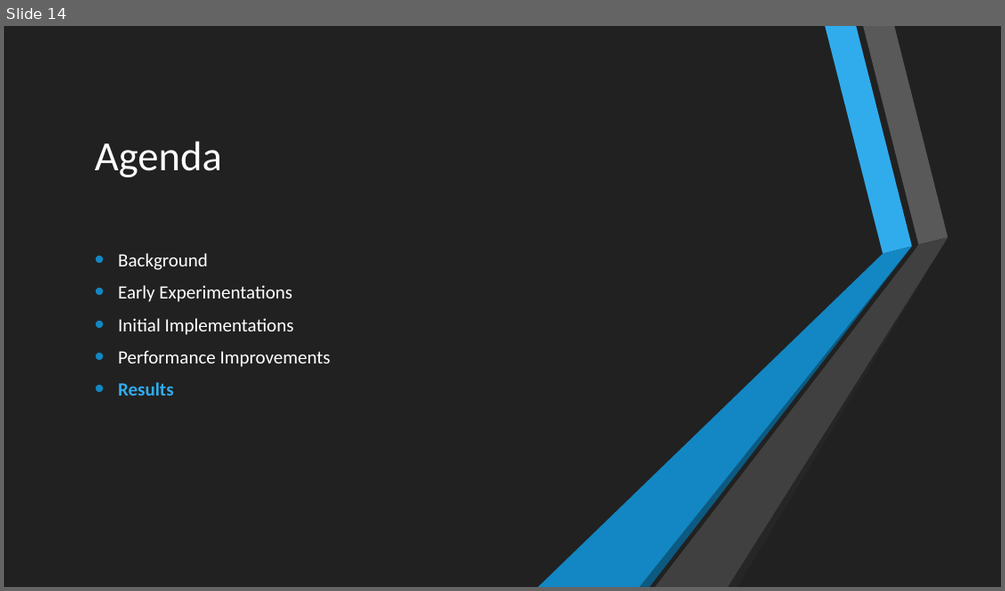
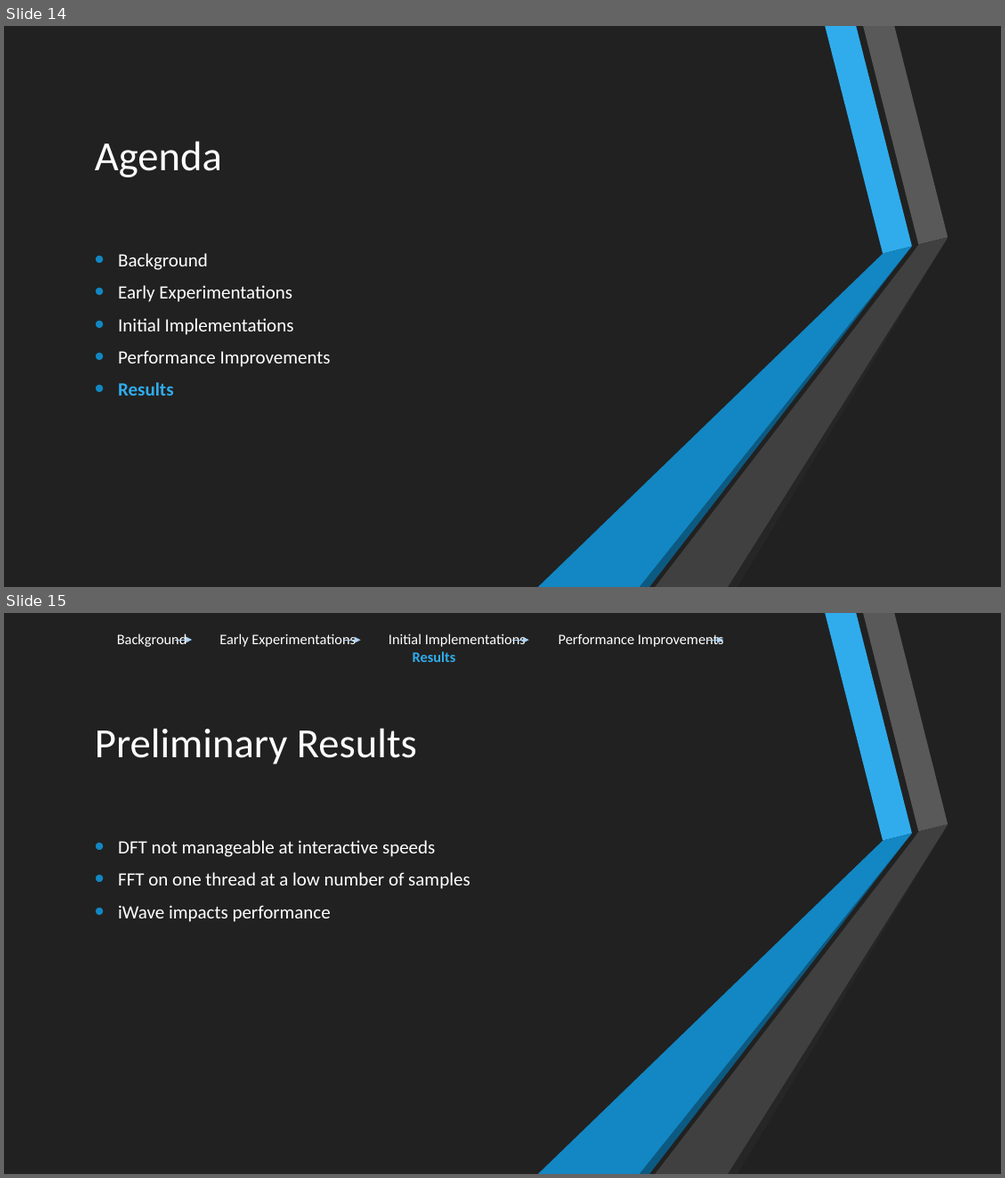
Before and after one commit to s-mckean52/Guildhall, a slide deck: OceanSimulation/Docs/Large Scale Realistic Ocean Rendering and Simulation.pptx. Shown one above the other, each under a label of ours: slide 14 before the commit, slides 14 and 15 after it. The pictures are 1005x591 and 1005x1178 pixels, drawn with LibreOffice and Linux fonts; fonts in the diff are those of the drawing. Boxes give left, top, right and bottom in pixels: in the first picture for what was removed or moved away, otherwise in the second. Text is boxed around its words. In the diff, an @@ line names an element or a change of style, - is before the commit and + after.

```diff
--- a/OceanSimulation/Docs/Large Scale Realistic Ocean Rendering and Simulation.pptx
+++ b/OceanSimulation/Docs/Large Scale Realistic Ocean Rendering and Simulation.pptx
@@ slide 15 added at box(4, 613, 1001, 1174), background #212121; not listed: 6 template elements that a slide beside it also shows @@
@@ rectangle added at box(4, 613, 1001, 1174), fill #212121 @@
@@ text added at box(117, 633, 724, 647), 14 pt, text #FFFFFF @@
+Background Early Experimentations Initial Implementations Performance Improvements Results
@@ arrow added from (175, 640) to (192, 640), #AED2F4 0.75 pt @@
@@ arrow added from (344, 640) to (361, 640), #AED2F4 0.75 pt @@
@@ arrow added from (512, 640) to (529, 640), #AED2F4 0.75 pt @@
@@ arrow added from (707, 640) to (723, 640), #AED2F4 0.75 pt @@
@@ title added at box(95, 728, 417, 764), 40 pt, text #FFFFFF @@
+Preliminary Results
@@ group added at box(538, 613, 948, 1174): 6 freeform shapes @@
@@ text added at box(118, 840, 470, 922), 18 pt, text #FFFFFF @@
+• DFT not manageable at interactive speeds
+• FFT on one thread at a low number of samples
+• iWave impacts performance
```
Also in this commit, not shown: 3 slides changed, 1 other slide added, 5 other files.
